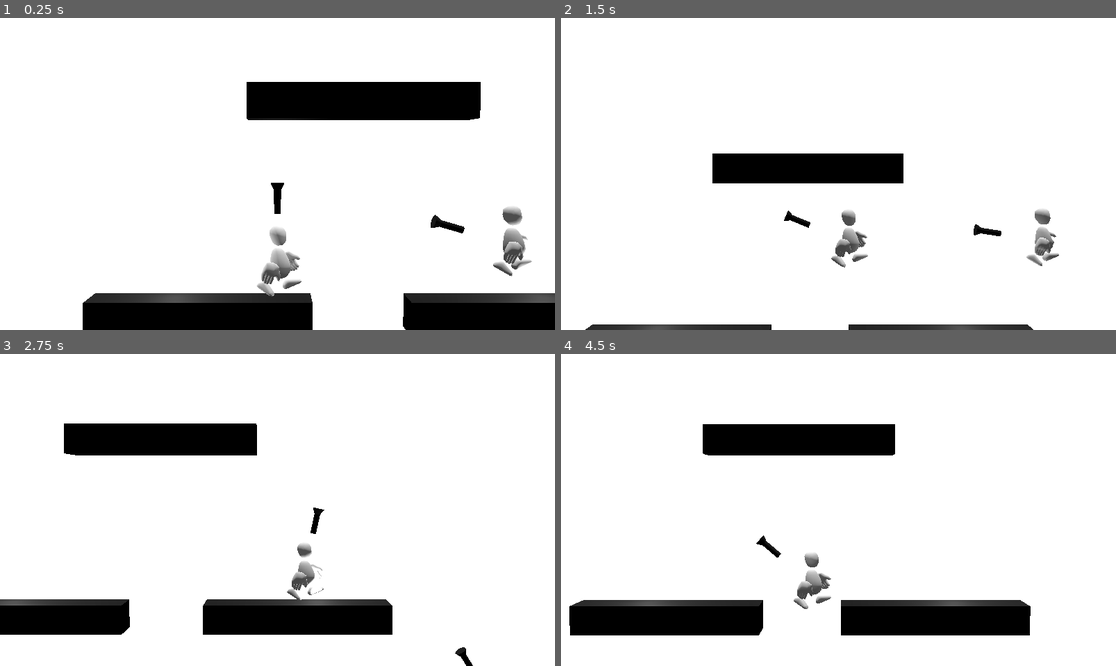
Above: before the commit, frames 1-4 (two rows, left to right).
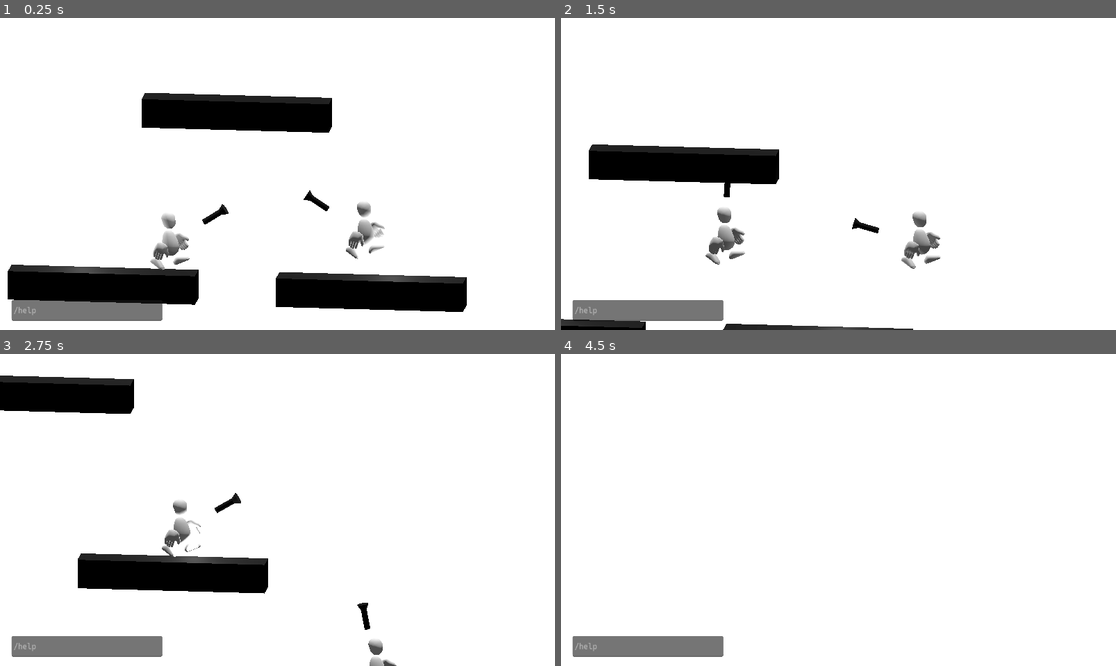
Above: after the commit, the same moments.

Repository: theowiik/project-epic-footsies-2
Game: Godot game, scene res://scenes/main.tscn
Two runs of this game, one before a commit and one after it. Both use one fixed random seed, a clock stepped at 60 frames per second and the inputs below. The engine's default icon, where the game draws it, is replaced by a stand-in: a white triangle on a blue panel in a dark square.
Inputs (mouse positions are in pixels of both pictures, inside the frame that each line leads up to):
- Up to frame 1 (0.25 s): no input
- Up to frame 2 (1.5 s): move the mouse to (960, 158) at 0.52 s; hold D 0.53-1.28 s; click (960, 158) at 0.67 s; tap Space at 0.77 s; move the mouse to (727, 189) at 1.27 s; hold S from 1.28 s (still down)
- Up to frame 3 (2.75 s): tap Space at 1.52 s; move the mouse to (333, 441) at 2.02 s; release S at 2.03 s; hold D from 2.03 s (still down)
- Up to frame 4 (4.5 s): move the mouse to (810, 572) at 2.77 s; release D at 2.78 s; hold W 2.78-3.53 s; click (810, 572) at 2.92 s; tap Space at 3.02, 3.77 s; move the mouse to (1005, 556) at 3.52 s; hold A from 3.53 s (still down); move the mouse to (672, 463) at 4.27 s

The runs differ from the first frame. In frame 1, 24% of the frame differs, in the area x 1-100%, y 20-100%; in frame 2, 11%; in frame 3, 20%; in frame 4, 14%.

Commit message:
Improve decorators and add console (#24)
* Rename file

* Add console

* Fix linting issues

Diff:
--- a/game/scenes/hud.tscn
+++ b/game/scenes/hud.tscn
@@ -1,6 +1,7 @@
-[gd_scene load_steps=2 format=3 uid="uid://dacw2gn4smkwj"]
+[gd_scene load_steps=3 format=3 uid="uid://dacw2gn4smkwj"]
 
 [ext_resource type="Script" uid="uid://fspuivr1mf8v" path="res://scripts/hud.gd" id="1_ahhtf"]
+[ext_resource type="FontFile" uid="uid://b0he2rrpenx1d" path="res://assets/fonts/cascadia_mono.ttf" id="2_oo0fn"]
 
 [node name="HUD" type="Control"]
 layout_mode = 3
@@ -13,6 +14,29 @@
 
 [node name="ScoreLabel" type="Label" parent="."]
 layout_mode = 0
-offset_right = 40.0
-offset_bottom = 23.0
-text = "hello world"
+offset_left = 19.0
+offset_top = 10.0
+offset_right = 66.0
+offset_bottom = 33.0
+theme_override_fonts/font = ExtResource("2_oo0fn")
+text = "score"
+
+[node name="ConsoleLineEdit" type="LineEdit" parent="."]
+layout_mode = 0
+offset_left = 24.0
+offset_top = 586.0
+offset_right = 337.0
+offset_bottom = 629.0
+theme_override_fonts/font = ExtResource("2_oo0fn")
+placeholder_text = "/help"
+
+[node name="ConsoleLabel" type="RichTextLabel" parent="."]
+layout_mode = 0
+offset_left = 28.0
+offset_top = 356.0
+offset_right = 608.0
+offset_bottom = 565.0
+theme_override_fonts/normal_font = ExtResource("2_oo0fn")
+theme_override_font_sizes/normal_font_size = 13
+
+[connection signal="text_submitted" from="ConsoleLineEdit" to="." method="_on_console_line_edit_text_submitted"]
--- a/game/scenes/main.tscn
+++ b/game/scenes/main.tscn
@@ -53,8 +53,10 @@
 transform = Transform3D(1, 0, 0, 0, 1, 0, 0, 0, 1, 0, 0.9574709, 0)
 
 [node name="Camera3D" type="Camera3D" parent="."]
-transform = Transform3D(1, 0, 0, 0, 0.9990978, 0.04246854, 0, -0.04246854, 0.9990978, 0, 4.0208797, 7.088256)
-fov = 33.5
+transform = Transform3D(0.9925377, -0.027170938, 0.1188729, 6.107246e-10, 0.9748585, 0.2228247, -0.12193863, -0.2211619, 0.9675838, 22.825825, 40.753616, 165.832)
+projection = 1
+fov = 22.5
+size = 10.69
 script = ExtResource("2_0wfyh")
 
 [node name="SpotLight3D" type="SpotLight3D" parent="."]
--- /dev/null
+++ b/game/scripts/console.gd
@@ -0,0 +1,79 @@
+class_name Console
+extends RefCounted
+
+var output_label: RichTextLabel
+var scene_tree: SceneTree
+var commands: Dictionary = {}
+
+
+func _init(output: RichTextLabel, tree: SceneTree):
+	output_label = output
+	scene_tree = tree
+	_register_commands()
+
+
+func _register_commands():
+	commands["apply"] = _cmd_apply
+	commands["list"] = _cmd_list
+	commands["help"] = _cmd_help
+
+
+func execute(input: String):
+	var parts = input.split(" ", false)
+	if parts.size() == 0:
+		return
+
+	var command = parts[0].trim_prefix("/")
+	var args = parts.slice(1)
+
+	if commands.has(command):
+		commands[command].call(args)
+	else:
+		write("Unknown command: " + command)
+		write("Type /help for available commands")
+
+
+func write(text: String):
+	output_label.text += text + "\n"
+
+
+func _cmd_apply(args: Array):
+	if args.size() < 1:
+		write("Usage: /apply <powerup_name>")
+		return
+
+	var powerup_name = args[0]
+	var players = _get_players()
+
+	if players.size() == 0:
+		write("No players found")
+		return
+
+	var success_count = 0
+	for player in players:
+		if player.apply_powerup(powerup_name):
+			success_count += 1
+
+	if success_count > 0:
+		write("Applied '%s' to %d player(s)" % [powerup_name, success_count])
+	else:
+		write("Failed to apply '%s' (already active or invalid)" % powerup_name)
+
+
+func _cmd_list(_args: Array):
+	var registry = PowerUpRegistry.new()
+	var powerups = registry.get_all_powerups()
+	write("Available powerups:")
+	for powerup in powerups:
+		write("  - " + powerup)
+
+
+func _cmd_help(_args: Array):
+	write("Available commands:")
+	write("  /apply <powerup_name> - Apply powerup to all players")
+	write("  /list - List all available powerups")
+	write("  /help - Show this help message")
+
+
+func _get_players() -> Array:
+	return scene_tree.get_nodes_in_group(Constants.PLAYERS_GROUP)
--- a/game/scripts/follow_camera.gd
+++ b/game/scripts/follow_camera.gd
@@ -3,7 +3,7 @@
 
 @export var smoothing_speed: float = 5.0
 var follow: Array[Node3D] = []
-var offset: Vector3 = Vector3(0, 3, 18)
+var offset: Vector3 = Vector3(4, 8, 25)
 
 
 func _ready() -> void:
@@ -17,5 +17,10 @@
 	if follow.is_empty():
 		return
 
-	var target_position: Vector3 = follow[0].global_position + offset
+	var avg_position: Vector3 = Vector3.ZERO
+	for node in follow:
+		avg_position += node.global_position
+	avg_position /= follow.size()
+
+	var target_position: Vector3 = avg_position + offset
 	global_position = global_position.lerp(target_position, 1.0 - exp(-smoothing_speed * delta))
--- a/game/scripts/hud.gd
+++ b/game/scripts/hud.gd
@@ -1,9 +1,15 @@
 extends Control
 
+var console: Console
+
 @onready var score_label: Label = $ScoreLabel
+@onready var console_input: LineEdit = $ConsoleLineEdit
+@onready var console_output: RichTextLabel = $ConsoleLabel
 
 
 func _ready() -> void:
+	console = Console.new(console_output, get_tree())
+
 	for bulb in get_tree().get_nodes_in_group(Constants.BULBS_GROUP):
 		bulb.bulb_hit.connect(recalculate_scores)
 	get_tree().node_added.connect(_on_node_added)
@@ -28,3 +34,8 @@
 		texts.append("%s: %d" % [color.to_html(false), counts[color]])
 
 	score_label.text = " | ".join(texts)
+
+
+func _on_console_line_edit_text_submitted(new_text: String) -> void:
+	console_input.clear()
+	console.execute(new_text)
--- /dev/null
+++ b/game/scripts/movement/decorators/double_jump_decorator.gd
@@ -0,0 +1,21 @@
+class_name DoubleJumpDecorator
+extends MoverDecorator
+
+var max_jumps: int = 2
+
+
+func _init(mover: MoverInterface, max_jump_count: int = 2):
+	super(mover)
+	max_jumps = max_jump_count
+
+
+func process_movement(input_vector: Vector2, delta: float, context: MovementContext) -> Vector3:
+	if (
+		context.jump_pressed
+		and not context.is_on_floor
+		and context.jump_count > 0
+		and context.jump_count < max_jumps
+	):
+		context.jump_requested = true
+
+	return base_mover.process_movement(input_vector, delta, context)
--- a/game/scripts/movement/decorators/phast.gd
+++ b/game/scripts/movement/decorators/phast_decorator.gd
@@ -4,7 +4,7 @@
 var speed_multiplier: float = 1.6
 
 
-func process_movement(input_vector: Vector2, delta: float, context: Dictionary) -> Vector3:
+func process_movement(input_vector: Vector2, delta: float, context: MovementContext) -> Vector3:
 	var base_velocity = base_mover.process_movement(input_vector, delta, context)
 	base_velocity.x *= speed_multiplier
 	return base_velocity
--- a/game/scripts/movement/default_mover.gd
+++ b/game/scripts/movement/default_mover.gd
@@ -11,21 +11,23 @@
 	speed = movement_speed
 
 
-func process_movement(input_vector: Vector2, delta: float, context: Dictionary) -> Vector3:
+func process_movement(input_vector: Vector2, delta: float, context: MovementContext) -> Vector3:
 	var velocity = Vector3.ZERO
-	var current_velocity_y: float = context.get("velocity_y", 0.0)
-	var is_on_floor: bool = context.get("is_on_floor", false)
-	var jump_pressed: bool = context.get("jump_pressed", false)
 
-	# Horizontal movement
 	velocity.x = input_vector.x * speed
 	velocity.z = 0
+	velocity.y = context.velocity_y
 
-	# Vertical movement (gravity and jumping)
-	velocity.y = current_velocity_y
-	if not is_on_floor:
+	if context.is_on_floor:
+		context.jump_count = 0
+		if context.jump_pressed:
+			context.jump_requested = true
+	else:
 		velocity.y -= GRAVITY * delta
-	if jump_pressed and is_on_floor:
+
+	if context.jump_requested:
 		velocity.y = JUMP_VELOCITY
+		context.jump_count += 1
+		context.jump_requested = false
 
 	return velocity
--- /dev/null
+++ b/game/scripts/movement/movement_context.gd
@@ -0,0 +1,16 @@
+class_name MovementContext
+extends RefCounted
+
+var velocity_y: float = 0.0
+var is_on_floor: bool = false
+var jump_pressed: bool = false
+var jump_count: int = 0
+var jump_requested: bool = false
+
+
+func _init(vel_y: float = 0.0, on_floor: bool = false, jump: bool = false, jumps: int = 0):
+	velocity_y = vel_y
+	is_on_floor = on_floor
+	jump_pressed = jump
+	jump_count = jumps
+	jump_requested = false
--- a/game/scripts/movement/mover_decorator.gd
+++ b/game/scripts/movement/mover_decorator.gd
@@ -8,5 +8,5 @@
 	base_mover = mover
 
 
-func process_movement(input_vector: Vector2, delta: float, context: Dictionary) -> Vector3:
+func process_movement(input_vector: Vector2, delta: float, context: MovementContext) -> Vector3:
 	return base_mover.process_movement(input_vector, delta, context)
--- a/game/scripts/movement/mover_interface.gd
+++ b/game/scripts/movement/mover_interface.gd
@@ -2,6 +2,6 @@
 extends RefCounted
 
 
-func process_movement(_input_vector: Vector2, _delta: float, _context: Dictionary) -> Vector3:
+func process_movement(_input_vector: Vector2, _delta: float, _context: MovementContext) -> Vector3:
 	push_error("MoverInterface.process_movement() not implemented")
 	return Vector3.ZERO
--- a/game/scripts/player.gd
+++ b/game/scripts/player.gd
@@ -11,6 +11,7 @@
 var mover: MoverInterface
 var base_mover: MoverInterface
 var mover_decorators: Array[String] = []
+var jump_count: int = 0
 
 # Shooting
 var shooter: ShooterInterface
@@ -23,6 +24,8 @@
 
 
 func _ready():
+	add_to_group(Constants.PLAYERS_GROUP)
+
 	# input = GamepadInput.new(device_id)
 	input = KeyboardMouseInput.new(self)
 
@@ -54,15 +57,48 @@
 
 
 func _process_movement(delta: float) -> void:
-	var context = {
-		"velocity_y": velocity.y,
-		"is_on_floor": is_on_floor(),
-		"jump_pressed": input.is_jump_just_pressed()
-	}
+	var context = MovementContext.new(
+		velocity.y, is_on_floor(), input.is_jump_just_pressed(), jump_count
+	)
 	velocity = mover.process_movement(input.get_movement(), delta, context)
+	jump_count = context.jump_count
 	move_and_slide()
 
 
 func _shoot():
 	var direction = (shoot_position.global_position - global_position).normalized()
-	shooter.shoot(shoot_position.global_position, direction, TEAM_COLOR, get_parent())
+	var context = ShootingContext.new(
+		shoot_position.global_position, direction, TEAM_COLOR, get_parent()
+	)
+	shooter.shoot(context)
+
+
+func apply_powerup(powerup_name: String) -> bool:
+	var registry = PowerUpRegistry.new()
+
+	if registry.is_movement_powerup(powerup_name):
+		if not mover_decorators.has(powerup_name):
+			mover_decorators.append(powerup_name)
+			_rebuild_movement_chain()
+			return true
+	elif registry.is_shooting_powerup(powerup_name):
+		if not shooter_decorators.has(powerup_name):
+			shooter_decorators.append(powerup_name)
+			_rebuild_shooting_chain()
+			return true
+
+	return false
+
+
+func _rebuild_movement_chain():
+	var registry = PowerUpRegistry.new()
+	mover = base_mover
+	for powerup_name in mover_decorators:
+		mover = registry.create_movement_decorator(powerup_name, mover)
+
+
+func _rebuild_shooting_chain():
+	var registry = PowerUpRegistry.new()
+	shooter = base_shooter
+	for powerup_name in shooter_decorators:
+		shooter = registry.create_shooting_decorator(powerup_name, shooter)
--- /dev/null
+++ b/game/scripts/powerup_registry.gd
@@ -0,0 +1,40 @@
+class_name PowerUpRegistry
+extends RefCounted
+
+var movement_powerups = {
+	"phast": PhastDecorator,
+	"double_jump": DoubleJumpDecorator,
+}
+
+var shooting_powerups = {
+	"rapid_fire": RapidFireDecorator,
+	"triple_shot": TripleShotDecorator,
+	"fast_bullets": FastBulletsDecorator,
+}
+
+
+func get_all_powerups() -> Array[String]:
+	var all: Array[String] = []
+	all.append_array(movement_powerups.keys())
+	all.append_array(shooting_powerups.keys())
+	return all
+
+
+func is_movement_powerup(name: String) -> bool:
+	return movement_powerups.has(name)
+
+
+func is_shooting_powerup(name: String) -> bool:
+	return shooting_powerups.has(name)
+
+
+func create_movement_decorator(name: String, base: MoverInterface) -> MoverInterface:
+	if not movement_powerups.has(name):
+		return null
+	return movement_powerups[name].new(base)
+
+
+func create_shooting_decorator(name: String, base: ShooterInterface) -> ShooterInterface:
+	if not shooting_powerups.has(name):
+		return null
+	return shooting_powerups[name].new(base)
--- a/game/scripts/shooting/decorators/fast_bullets.gd
+++ /dev/null
@@ -1,8 +0,0 @@
-class_name FastBulletsDecorator
-extends ShooterDecorator
-
-var speed_multiplier: float = 2.0
-
-
-func get_bullet_speed() -> float:
-	return base_shooter.get_bullet_speed() * speed_multiplier
--- /dev/null
+++ b/game/scripts/shooting/decorators/fast_bullets_decorator.gd
@@ -0,0 +1,14 @@
+class_name FastBulletsDecorator
+extends ShooterDecorator
+
+var speed_multiplier: float = 2.0
+
+
+func _init(shooter: ShooterInterface, multiplier: float = 2.0):
+	super(shooter)
+	speed_multiplier = multiplier
+
+
+func shoot(context: ShootingContext) -> void:
+	context.speed_multiplier *= speed_multiplier
+	base_shooter.shoot(context)
--- a/game/scripts/shooting/decorators/rapid_fire.gd
+++ /dev/null
@@ -1,6 +0,0 @@
-class_name RapidFireDecorator
-extends ShooterDecorator
-
-
-func get_shoot_delay() -> float:
-	return base_shooter.get_shoot_delay() * 0.5
--- /dev/null
+++ b/game/scripts/shooting/decorators/rapid_fire_decorator.gd
@@ -0,0 +1,13 @@
+class_name RapidFireDecorator
+extends ShooterDecorator
+
+var delay_multiplier: float = 0.5
+
+
+func _init(shooter: ShooterInterface, multiplier: float = 0.5):
+	super(shooter)
+	delay_multiplier = multiplier
+
+
+func get_shoot_delay() -> float:
+	return base_shooter.get_shoot_delay() * delay_multiplier
--- a/game/scripts/shooting/decorators/triple_shot.gd
+++ /dev/null
@@ -1,14 +0,0 @@
-class_name TripleShotDecorator
-extends ShooterDecorator
-
-var spread_angle: float = 15.0
-
-
-func shoot(from_position: Vector3, direction: Vector3, team_color: Color, parent: Node) -> void:
-	base_shooter.shoot(from_position, direction, team_color, parent)
-
-	var left_dir = direction.rotated(Vector3.FORWARD, deg_to_rad(spread_angle))
-	base_shooter.shoot(from_position, left_dir, team_color, parent)
-
-	var right_dir = direction.rotated(Vector3.FORWARD, -deg_to_rad(spread_angle))
-	base_shooter.shoot(from_position, right_dir, team_color, parent)
--- /dev/null
+++ b/game/scripts/shooting/decorators/triple_shot_decorator.gd
@@ -0,0 +1,19 @@
+class_name TripleShotDecorator
+extends ShooterDecorator
+
+var spread_angle: float = 15.0
+
+
+func _init(shooter: ShooterInterface, angle: float = 15.0):
+	super(shooter)
+	spread_angle = angle
+
+
+func shoot(context: ShootingContext) -> void:
+	var left_dir = context.direction.rotated(Vector3.FORWARD, deg_to_rad(spread_angle))
+	context.extra_shots.append({"direction": left_dir})
+
+	var right_dir = context.direction.rotated(Vector3.FORWARD, -deg_to_rad(spread_angle))
+	context.extra_shots.append({"direction": right_dir})
+
+	base_shooter.shoot(context)
--- a/game/scripts/shooting/default_shooter.gd
+++ b/game/scripts/shooting/default_shooter.gd
@@ -6,28 +6,36 @@
 var shoot_delay: float = 0.3
 
 
-func get_bullet_scene() -> PackedScene:
-	return bullet_scene
-
-
-func get_bullet_speed() -> float:
-	return bullet_speed
-
-
 func get_shoot_delay() -> float:
 	return shoot_delay
 
 
-func shoot(from_position: Vector3, direction: Vector3, team_color: Color, parent: Node) -> void:
-	spawn_bullet(from_position, direction, team_color, parent)
+func shoot(context: ShootingContext) -> void:
+	if context.bullet_scene == null:
+		context.bullet_scene = bullet_scene
+
+	if context.bullet_speed == 0:
+		context.bullet_speed = bullet_speed * context.speed_multiplier
+
+	spawn_bullet(
+		context.from_position, context.direction, context.team_color, context.parent, context
+	)
+
+	for extra in context.extra_shots:
+		var extra_dir = extra.get("direction", context.direction)
+		spawn_bullet(context.from_position, extra_dir, context.team_color, context.parent, context)
 
 
 func spawn_bullet(
-	from_position: Vector3, direction: Vector3, team_color: Color, parent: Node
+	from_position: Vector3,
+	direction: Vector3,
+	team_color: Color,
+	parent: Node,
+	context: ShootingContext
 ) -> void:
-	var bullet = get_bullet_scene().instantiate()
+	var bullet = context.bullet_scene.instantiate()
 	bullet.position = from_position
-	bullet.speed = get_bullet_speed()
+	bullet.speed = context.bullet_speed
 	bullet.set_direction(direction)
 	bullet.team_color = team_color
 	parent.add_child(bullet)
--- a/game/scripts/shooting/shooter_decorator.gd
+++ b/game/scripts/shooting/shooter_decorator.gd
@@ -8,17 +8,9 @@
 	base_shooter = shooter
 
 
-func get_bullet_scene() -> PackedScene:
-	return base_shooter.get_bullet_scene()
-
-
-func get_bullet_speed() -> float:
-	return base_shooter.get_bullet_speed()
-
-
 func get_shoot_delay() -> float:
 	return base_shooter.get_shoot_delay()
 
 
-func shoot(from_position: Vector3, direction: Vector3, team_color: Color, parent: Node) -> void:
-	base_shooter.shoot(from_position, direction, team_color, parent)
+func shoot(context: ShootingContext) -> void:
+	base_shooter.shoot(context)
--- a/game/scripts/shooting/shooter_interface.gd
+++ b/game/scripts/shooting/shooter_interface.gd
@@ -2,18 +2,8 @@
 extends RefCounted
 
 
-func shoot(_from_position: Vector3, _direction: Vector3, _team_color: Color, _parent: Node) -> void:
+func shoot(_context: ShootingContext) -> void:
 	push_error("ShooterInterface.shoot() not implemented")
-
-
-func get_bullet_scene() -> PackedScene:
-	push_error("ShooterInterface.get_bullet_scene() not implemented")
-	return null
-
-
-func get_bullet_speed() -> float:
-	push_error("ShooterInterface.get_bullet_speed() not implemented")
-	return 0.0
 
 
 func get_shoot_delay() -> float:
--- /dev/null
+++ b/game/scripts/shooting/shooting_context.gd
@@ -0,0 +1,18 @@
+class_name ShootingContext
+extends RefCounted
+
+var from_position: Vector3
+var direction: Vector3
+var team_color: Color
+var parent: Node
+var bullet_speed: float = 0.0
+var bullet_scene: PackedScene = null
+var speed_multiplier: float = 1.0
+var extra_shots: Array[Dictionary] = []
+
+
+func _init(pos: Vector3, dir: Vector3, color: Color, p: Node):
+	from_position = pos
+	direction = dir
+	team_color = color
+	parent = p
Binary file added: game/assets/fonts/cascadia_mono.ttf
Not shown, added: game/assets/fonts/cascadia_mono.ttf.import
Not shown, added: game/scripts/console.gd.uid
Not shown, added: game/scripts/movement/decorators/double_jump_decorator.gd.uid
Renamed: game/scripts/movement/decorators/phast.gd.uid -> game/scripts/movement/decorators/phast_decorator.gd.uid
Not shown, added: game/scripts/movement/movement_context.gd.uid
Not shown, added: game/scripts/powerup_registry.gd.uid
Renamed: game/scripts/shooting/decorators/fast_bullets.gd.uid -> game/scripts/shooting/decorators/fast_bullets_decorator.gd.uid
Renamed: game/scripts/shooting/decorators/rapid_fire.gd.uid -> game/scripts/shooting/decorators/rapid_fire_decorator.gd.uid
Renamed: game/scripts/shooting/decorators/triple_shot.gd.uid -> game/scripts/shooting/decorators/triple_shot_decorator.gd.uid
Not shown, added: game/scripts/shooting/shooting_context.gd.uid
